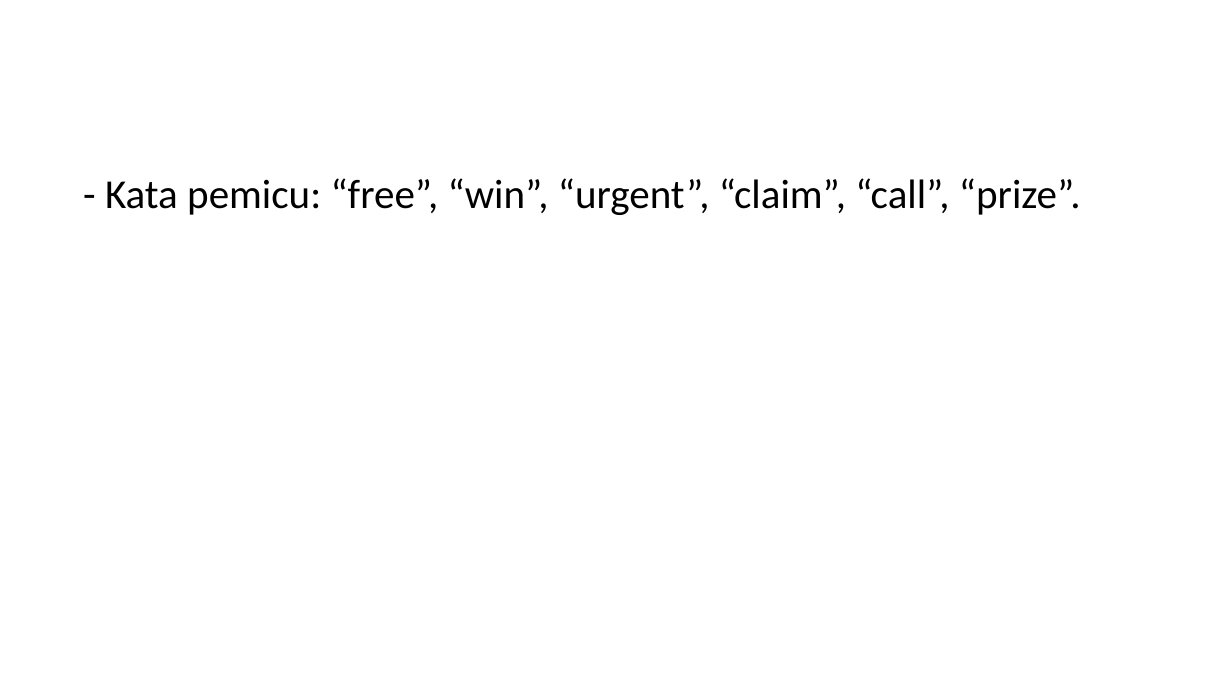
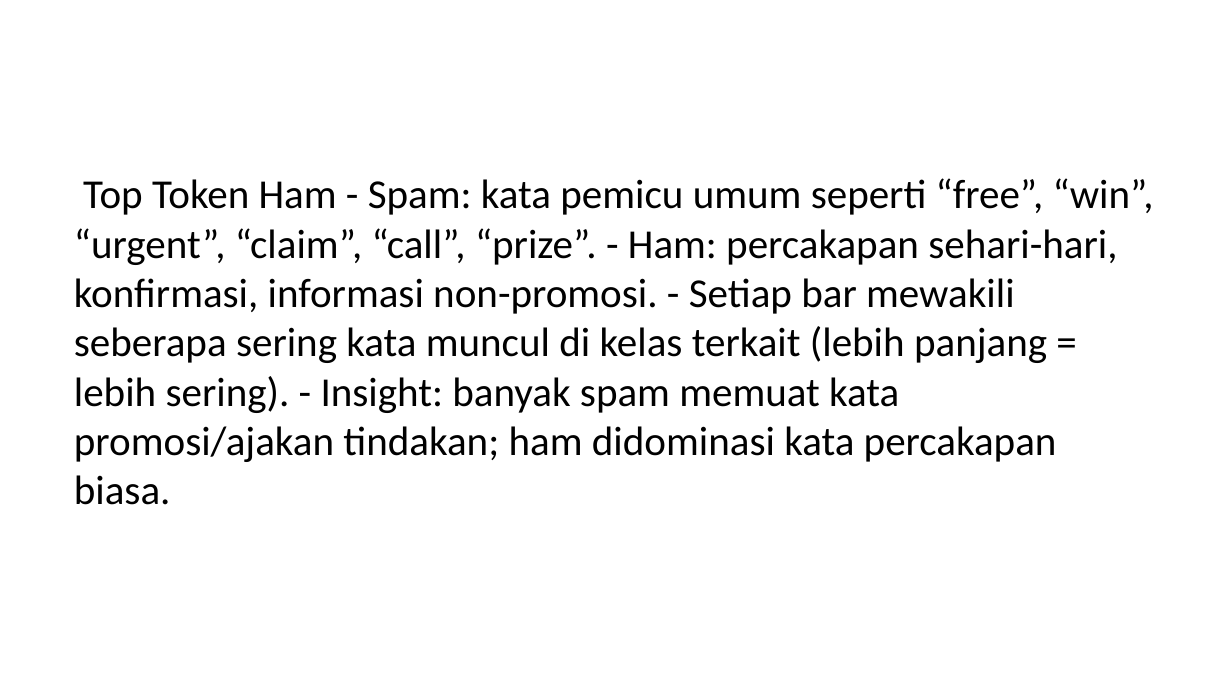
Before and after one commit to dinkznasaruddin/klasifikasi-spam-sms, a slide deck: slide 8 of slides/paper_presentation.pptx. Drawn at 1232x693 pixels with LibreOffice and Linux fonts; fonts in the diff are those of the drawing. Boxes give left, top, right and bottom in pixels: in the first picture for what was removed or moved away, otherwise in the second. Text is boxed around its words. In the diff, an @@ line names an element or a change of style, - is before the commit and + after.

```diff
--- a/slides/paper_presentation.pptx
+++ b/slides/paper_presentation.pptx
@@ text at [74,178,1154,505]: text changed @@
-- Kata pemicu: “free”, “win”, “urgent”, “claim”, “call”, “prize”.
+Top Token Ham - Spam: kata pemicu umum seperti “free”, “win”, “urgent”, “claim”, “call”, “prize”. - Ham: percakapan sehari-hari, konfirmasi, informasi non-promosi. - Setiap bar mewakili seberapa sering kata muncul di kelas terkait (lebih panjang = lebih sering). - Insight: banyak spam memuat kata promosi/ajakan tindakan; ham didominasi kata percakapan biasa.
```
Also in this commit, not shown: 5 other slides changed, 3 slides added, 3 slides removed, 18 other files.
